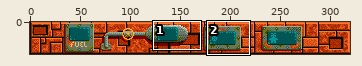
One commit to this sprite sheet: res/HUD.png. Above: a wide view before the commit, with the close-up outlined.
Close-up. First the earlier version:
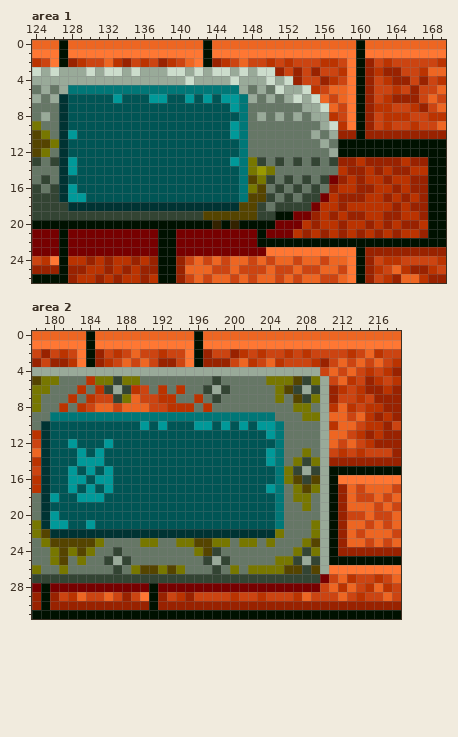
The file is 320x32 pixels. Shown: area 1: x 124..169, y 0..26; area 2: x 178..218, y 0..31.
The same view after the edit:
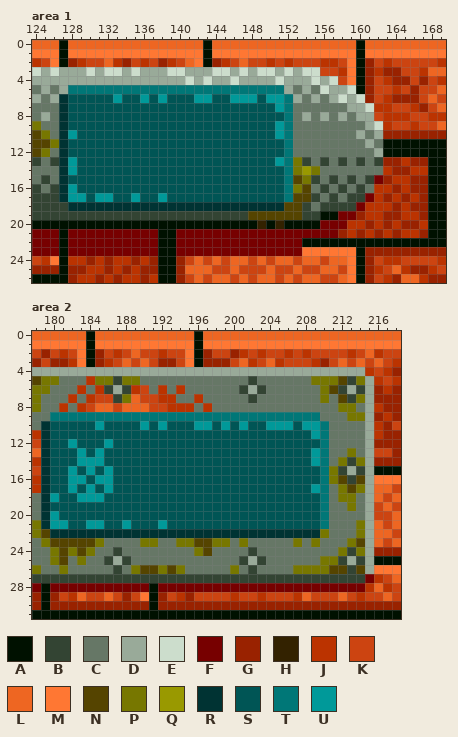
Palette (. is transparent): A #001100  B #334433  C #667766  D #99aa99  E #ccddcc  F #770000  G #992200  H #332200  J #bb3300  K #cc4411  L #ee6622  M #ff7733  N #554400  P #777700  Q #999900  R #003333  S #005555  T #007777  U #009999
Change:
Changed rows in their new state; - is an unchanged pixel.
Area 1:
first column x 131:
 3 -----------D--------DEDEE-------
 4 ------------E------DEDDDEDE-----
 5 ----------------TTTTT-CDCEDDE---
 6 -----US---SU--S-UUSUUTDCDCDEDE--
 7 ---------------SSSSSUT-CCCCCDDE-
 8 ----------------SSSSSTCDC-CDCDD-
 9 ---------------SSSSSUT---CCCCCDE
10 ---------------SSSSSUT--C-CCCDCD
11 ----------------SSSSST---C-CCCDC
12 ----------------SSSSST----CCCCCD
13 ---------------SSSSSUTPBCBCBCBCB
14 ----------------SSSSSTPQP--CCCCC
15 ----------------SSSSSTNPBCBCBCBF
16 ----------------SSSSSTPNCBCBCBC-
17 UU--U--U--------SSSSSTNN-CBCBBF-
18 ----------------RRRRRNN-CBBBBF--
19 ------------BBBBB-NNNNNBBAAFF---
20 -------------A-A--H-HAAAAFFF----
21 ------------------F---FFFFF-----
22 ------------------FFFFF---------
23 -------------------FFFF---------
Area 2:
first column x 185:
 4 -------------------------DDDDD-
 5 -------------C---B-CCCCC-PPNBPD
 6 ------------CCC-BDB-CCCCCPNBDBD
 7 -------------C---B--C-CCCPCNBPD
 8 ----------------------CC-CCPPCD
 9 --------------------TTTTTCCCPPD
10 U-----------------S-UUSUUTCCCCD
11 -------------------SSSSSUTCCCCD
12 --------------------SSSSSTCCCCD
13 -------------------SSSSSUTCCPCD
14 -------------------SSSSSUTCPBPD
15 --------------------SSSSSTPBDBD
16 --------------------SSSSSTPNBND
17 -------------------SSSSSUTCPNPD
18 --------------------SSSSSTCPPCD
19 --------------------SSSSSTCCPCD
20 --------------------SSSSSTCCCCD
21 U--U---U------------SSSSSTCCCPD
22 --------------------RRRRRPCCCPD
23 -----------------C-C--PCPCCCPND
24 -------------C---B----CCCCCPBPD
25 ------------CCC-BDB-CCCCCPPBDBD
26 -------------C---BCCCCPPPPNNBND
27 -------------------------BBBBBF
28 -------------------------FFFFF-
